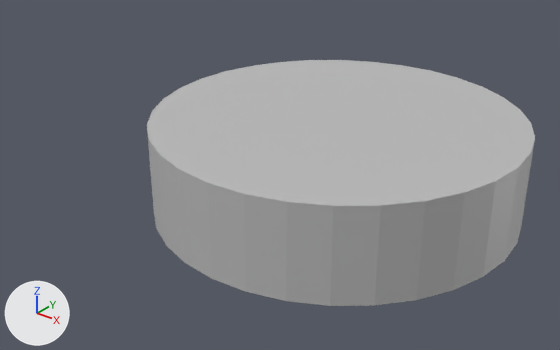
One commit to the FBX model public/osi/layer4.fbx: the scene before it, then after it.
Both versions are drawn from a camera (50 mm lens) standing at (2.16, -3.19, 3.57) and looking at (-0.5, 0.13, 1.51). The axes (+X, +Y, +Z) are drawn at lower left. The lights are the same throughout. Where no turn or scale is listed for an object, it has been applied to the vertices.

Objects in the first picture: 'Silinder.003'.
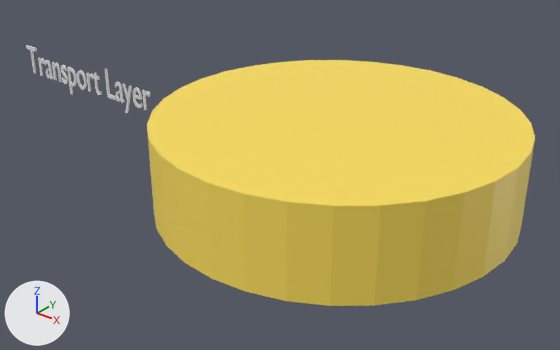
The newer file is also turned or shifted as a whole; pictures and numbers use the older file's frame.

Boxes [x1, y1, x2, y2] around the edits, measured in the pictures (560 x 350 px):
'Silinder.003', recoloured (grey to yellow)
    both: [147, 60, 535, 306]
'Teks.003', added
    after: [26, 45, 150, 113]

What changed in the scene script:
```text
Change mat_material_019:
    mat_material_019.base_color: (0.5, 0.5, 0.5) -> (0.991, 0.745, 0.107)  # grey #bcbcbc -> yellow #fee05c
Add me_teks_012:
    me_teks_012.from_pydata(...)  # 2114 vertices, 3135 faces; spans x -0.654..0.663, y -0.005..0.005, z -0.136..0.137
Add ob_teks_003:
    ob_teks_003 = bpy.data.objects.new('Teks.003', me_teks_012)
    ob_teks_003.location = (-2.138, 0.005, 1.789)
```
